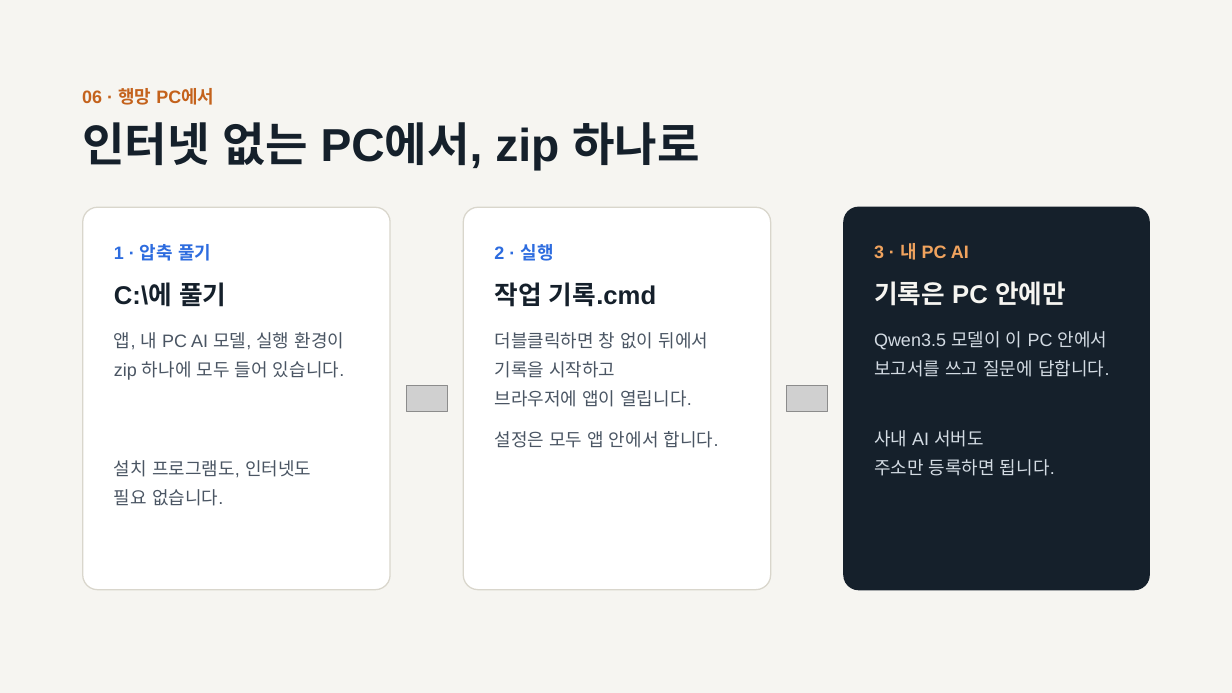
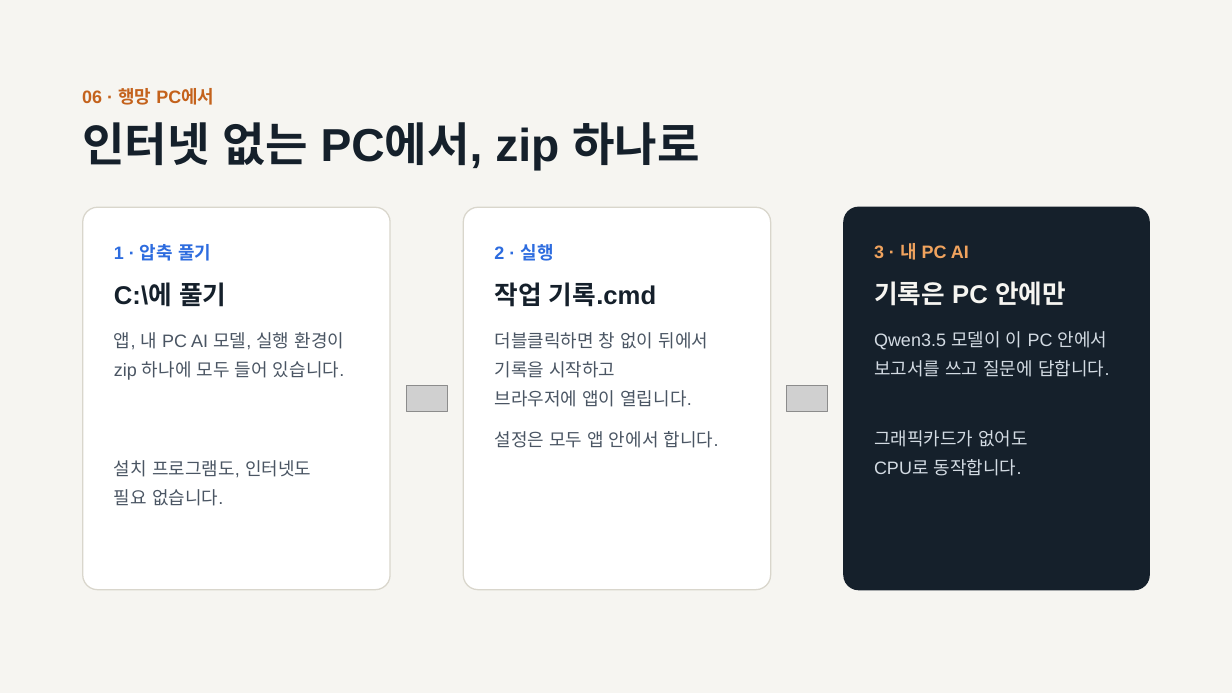
Before and after one commit to superokok/work-history, a slide deck: slide 9 of ppt/작업 기록 앱-(대인배)-v2.pptx. Drawn at 1232x693 pixels with LibreOffice and Linux fonts; fonts in the diff are those of the drawing; grey boxes stand for pictures. Boxes give left, top, right and bottom in pixels: in the first picture for what was removed or moved away, otherwise in the second. Text is boxed around its words. In the diff, an @@ line names an element or a change of style, - is before the commit and + after.

```diff
--- a/ppt/작업 기록 앱-(대인배)-v2.pptx
+++ b/ppt/작업 기록 앱-(대인배)-v2.pptx
@@ text at bbox=[874, 430, 1028, 476]: text changed @@
-사내 AI 서버도
-주소만 등록하면 됩니다.
+그래픽카드가 없어도
+CPU로 동작합니다.
```
Also in this commit, not shown: 1 other slide changed, 17 other files.
